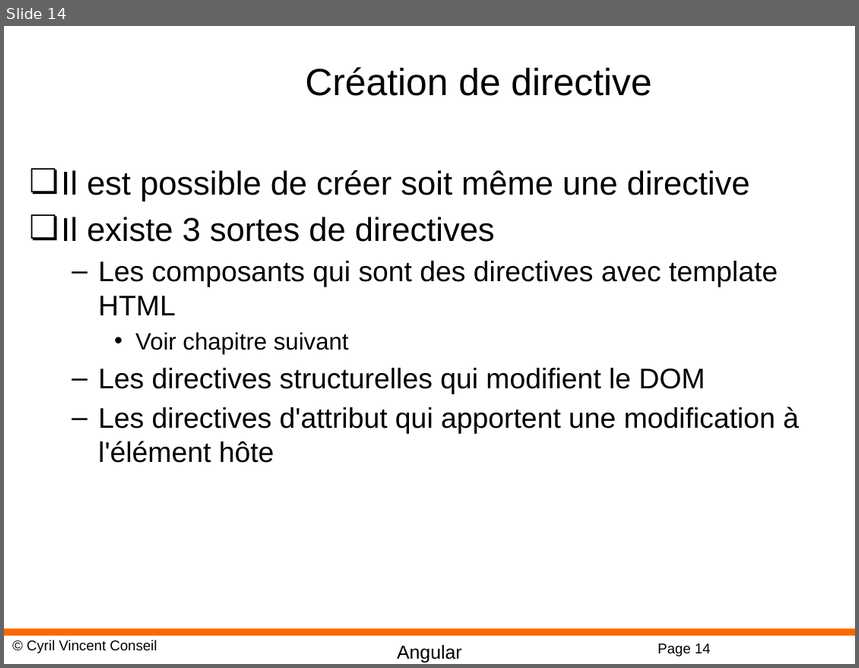
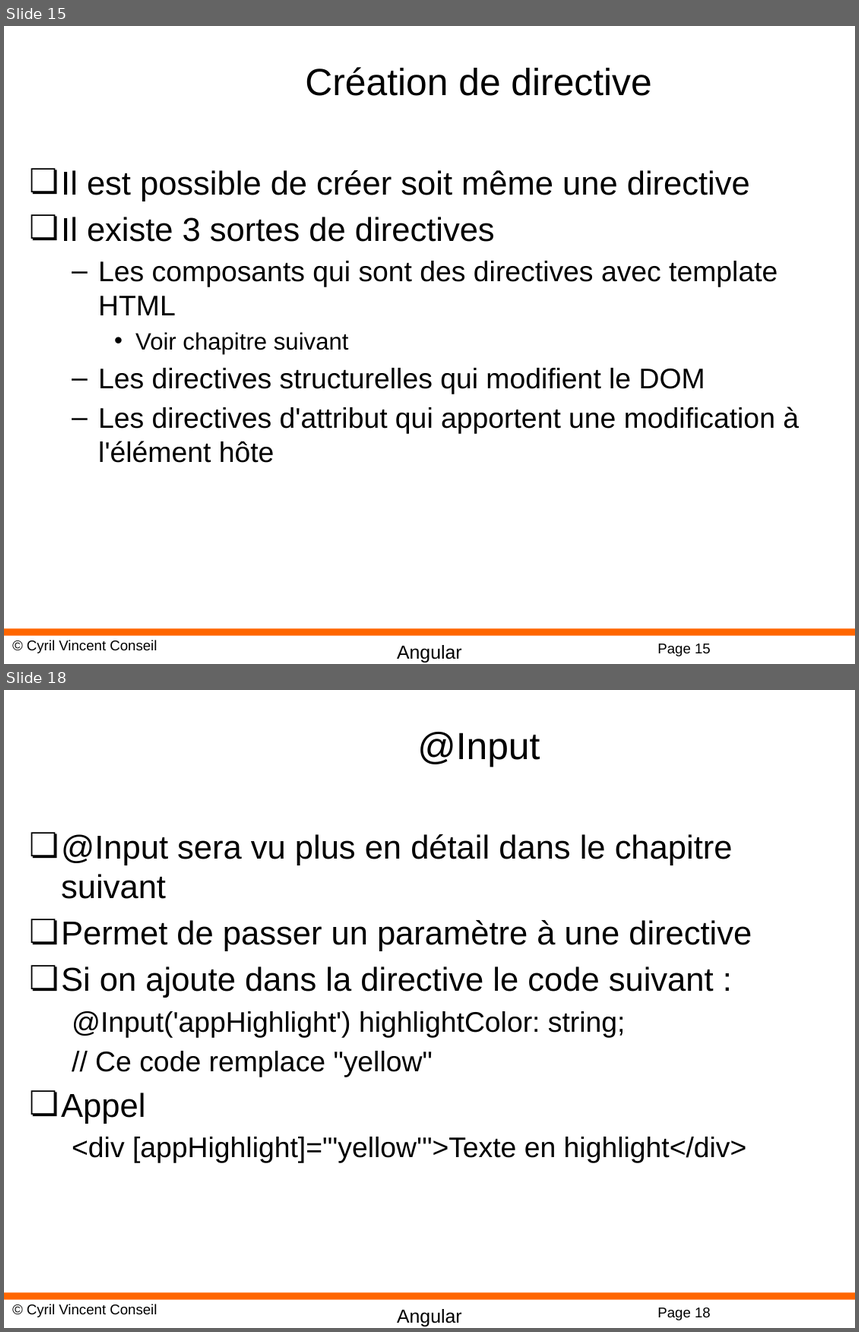
Before and after one commit to cyrilvincent/angular, a slide deck: PPT/Angular09-Directives.pptx. Shown one above the other, each under a label of ours: slide 14 before the commit, slides 15 and 18 after it; the slides between them are not shown. The pictures are 859x668 and 859x1332 pixels, drawn with LibreOffice and Linux fonts; fonts in the diff are those of the drawing; background and template pictures are left out. Boxes give left, top, right and bottom in pixels: in the first picture for what was removed or moved away, otherwise in the second. Text is boxed around its words. In the diff, an @@ line names an element or a change of style, - is before the commit and + after.

```diff
--- a/PPT/Angular09-Directives.pptx
+++ b/PPT/Angular09-Directives.pptx
@@ slide 18 added at (4,690,855,1328), background #FFFFFF; not listed: 4 template elements that a slide beside it also shows @@
@@ title added at (417,732,540,767), 32 pt, text #000000 @@
+@Input
@@ text added at (61,834,752,1163), 28 pt, text #000000 @@
+❏ @Input sera vu plus en détail dans le chapitre suivant
+❏ Permet de passer un paramètre à une directive
+❏ Si on ajoute dans la directive le code suivant :
+  @Input('appHighlight') highlightColor: string;
+  // Ce code remplace "yellow"
+❏ Appel
+  <div [appHighlight]="'yellow'">Texte en highlight</div>
@@ what was slide 14 is now slide 15 @@
@@ page number at (658,644,711,657): text changed @@
-Page 14
+Page 15
```
Also in this commit, not shown: 3 slides changed, 4 other slides added, 22 other files.
